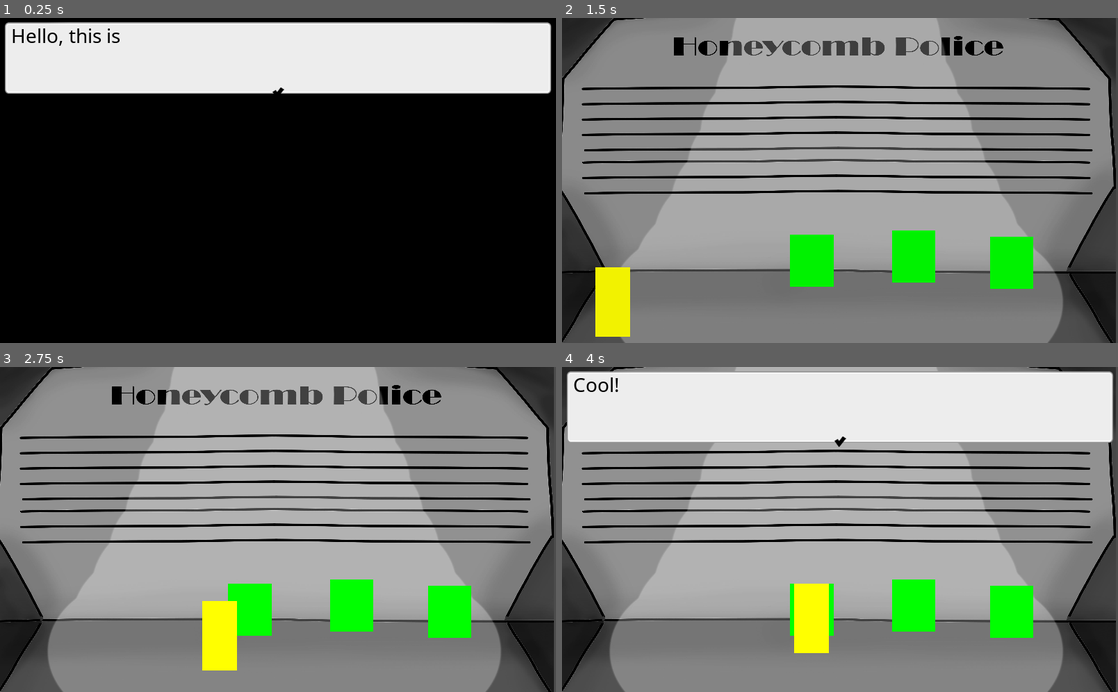
Above: before the commit, frames 1-4 (two rows, left to right).
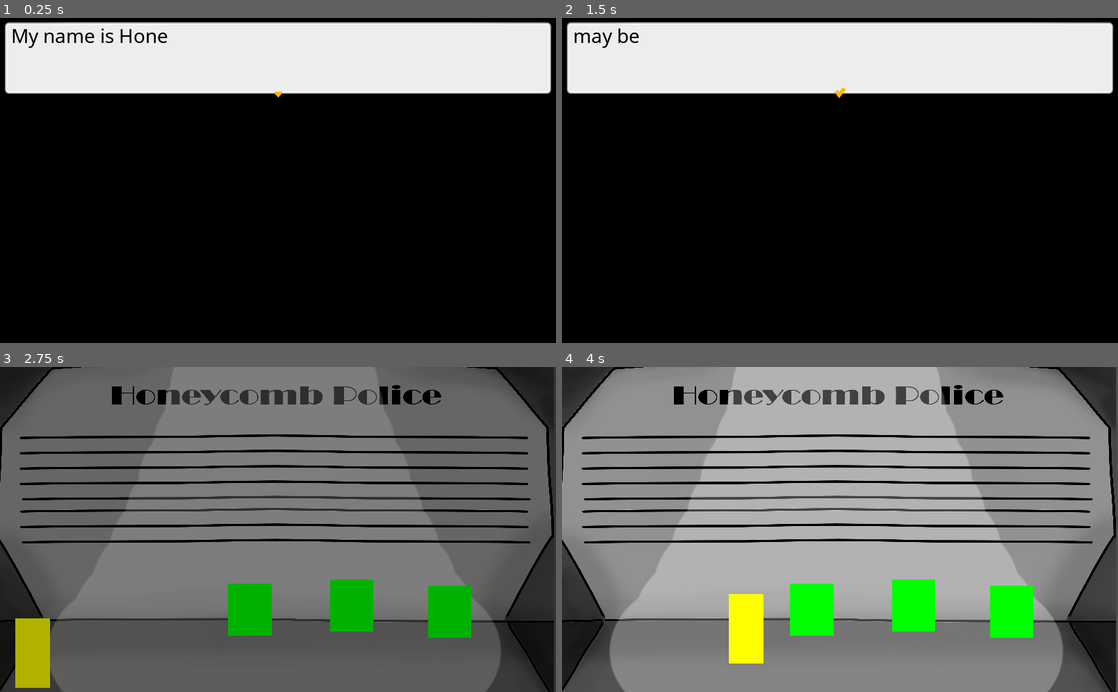
Above: after the commit, the same moments.

Repository: Jellonator/ya-like-jas
Game: Godot game, scene res://World/Level.tscn
The game is run twice, just before and just after one commit, with the same random seed, the same clock (stepped at 60 frames per second) and the same inputs. Sound files missing from this copy of the repository are replaced by a short silence.
Inputs (mouse positions are in pixels of both pictures, inside the frame that each line leads up to):
- Up to frame 1 (0.25 s): no input
- Up to frame 2 (1.5 s): move the mouse to (812, 261) at 0.52 s; press the mouse at (812, 261) at 0.53 s; move the mouse to (912, 255) at 1.27 s; release the mouse at (912, 255) at 1.28 s; click (912, 255) at 1.35 s
- Up to frame 3 (2.75 s): move the mouse to (450, 610) at 2.02 s; press the mouse at (450, 610) at 2.03 s
- Up to frame 4 (4 s): move the mouse to (812, 594) at 2.77 s; release the mouse at (812, 594) at 2.78 s; click (812, 594) at 2.85 s; move the mouse to (1006, 578) at 3.52 s; press the mouse at (1006, 578) at 3.53 s

The runs differ from the first frame. In frame 1, 0.6% of the frame differs, in the area x 2-52%, y 3-25%; in frame 2, 94%, in the area x 0-100%, y 0-100%; in frame 3, 85%; in frame 4, 24%.

Commit message:
Added dialogue and ending

Diff:
--- a/Global/DialogueViewer.gd
+++ b/Global/DialogueViewer.gd
@@ -31,6 +31,9 @@
 func _ready():
 	node_disp.hide()
 #	show_dialogue(SAMPLETEXT)
+
+func is_busy() -> bool:
+	return node_disp.visible
 
 func split_text(text: String) -> PoolStringArray:
 	var ret := PoolStringArray()
@@ -155,15 +158,18 @@
 	else:
 		sfx_bleep.stop()
 	if Input.is_action_just_pressed("on_click"):
-		current_scroll += LINES_ON_SCREEN
-		if current_scroll >= num_lines:
-			if not is_in_option:
-				finish_dialogue()
+		if node_label.visible_characters < maxchar:
+			node_label.visible_characters = maxchar
 		else:
-			sfx_bleep.play()
-			node_label.scroll_to_line(current_scroll)
-			if num_visible_at_line.size() > current_scroll:
-				node_label.visible_characters = num_visible_at_line[current_scroll]
+			current_scroll += LINES_ON_SCREEN
+			if current_scroll >= num_lines:
+				if not is_in_option:
+					finish_dialogue()
+			else:
+				sfx_bleep.play()
+				node_label.scroll_to_line(current_scroll)
+				if num_visible_at_line.size() > current_scroll:
+					node_label.visible_characters = num_visible_at_line[current_scroll]
 	if not is_in_option:
 		node_finish.visible = current_scroll+LINES_ON_SCREEN >= num_lines
 		node_continue.visible = not node_finish.visible
--- a/Global/DialogueViewer.tscn
+++ b/Global/DialogueViewer.tscn
@@ -3,8 +3,8 @@
 [ext_resource path="res://Global/DialogueViewer.gd" type="Script" id=1]
 [ext_resource path="res://Ext/FontDialogue.tres" type="DynamicFont" id=2]
 [ext_resource path="res://Ext/KenneyUI/PNG/grey_box.png" type="Texture" id=3]
-[ext_resource path="res://Ext/KenneyUI/PNG/grey_arrowDownGrey.png" type="Texture" id=4]
-[ext_resource path="res://Ext/KenneyUI/PNG/grey_checkmarkGrey.png" type="Texture" id=5]
+[ext_resource path="res://Ext/KenneyUI/PNG/grey_checkmarkWhite.png" type="Texture" id=4]
+[ext_resource path="res://Ext/KenneyUI/PNG/grey_arrowDownWhite.png" type="Texture" id=5]
 [ext_resource path="res://Sfx/EssentialRetroPack/sfx_movement_ladder1b.wav" type="AudioStream" id=6]
 
 [node name="DialogueViewer" type="CanvasLayer"]
@@ -73,7 +73,7 @@
 
 [node name="IconContinue" type="TextureRect" parent="Display"]
 visible = false
-modulate = Color( 0, 0, 0, 1 )
+modulate = Color( 1, 0.72549, 0, 1 )
 anchor_left = 0.5
 anchor_top = 0.5
 anchor_right = 0.5
@@ -82,14 +82,14 @@
 margin_top = -164.0
 margin_right = 8.0
 margin_bottom = -154.0
-texture = ExtResource( 4 )
+texture = ExtResource( 5 )
 __meta__ = {
 "_edit_use_anchors_": false
 }
 
 [node name="IconFinish" type="TextureRect" parent="Display"]
 visible = false
-modulate = Color( 0, 0, 0, 1 )
+modulate = Color( 1, 0.72549, 0, 1 )
 anchor_left = 0.5
 anchor_top = 0.5
 anchor_right = 0.5
@@ -98,7 +98,7 @@
 margin_top = -172.0
 margin_right = 10.5
 margin_bottom = -152.0
-texture = ExtResource( 5 )
+texture = ExtResource( 4 )
 __meta__ = {
 "_edit_use_anchors_": false
 }
--- /dev/null
+++ b/Gui/End.gd
@@ -0,0 +1,4 @@
+extends Control
+
+func _ready():
+	DialogueViewer.fade = 0.0
--- /dev/null
+++ b/Gui/End.tscn
@@ -0,0 +1,24 @@
+[gd_scene load_steps=3 format=2]
+
+[ext_resource path="res://Ext/FontDialogue.tres" type="DynamicFont" id=1]
+[ext_resource path="res://Gui/End.gd" type="Script" id=2]
+
+[node name="End" type="Control"]
+anchor_right = 1.0
+anchor_bottom = 1.0
+script = ExtResource( 2 )
+__meta__ = {
+"_edit_use_anchors_": false
+}
+
+[node name="Label" type="Label" parent="."]
+anchor_right = 1.0
+anchor_bottom = 1.0
+custom_fonts/font = ExtResource( 1 )
+text = "The End
+Thanks for playing!"
+align = 1
+valign = 1
+__meta__ = {
+"_edit_use_anchors_": false
+}
--- a/World/Level.gd
+++ b/World/Level.gd
@@ -1,5 +1,18 @@
 extends "res://World/LevelBase.gd"
 
+const REQUIRED_FLAGS = [
+	"NPC1_CHECK",
+	"NPC2_CHECK",
+	"NPC3_CHECK"
+]
+
+func does_have_required_flags() -> bool:
+	for flag in REQUIRED_FLAGS:
+		if GameData.get_flag(flag, "") == "":
+			return false
+	return true
+
+var has_played_end := false
 var target_fade := 1.0
 
 # Called when the node enters the scene tree for the first time.
@@ -15,3 +28,7 @@
 		DialogueViewer.fade = clamp(DialogueViewer.fade + delta, 0.0, 1.0)
 	elif target_fade < DialogueViewer.fade:
 		DialogueViewer.fade = clamp(DialogueViewer.fade - delta, 0.0, 1.0)
+	if not has_played_end and not DialogueViewer.is_busy() and does_have_required_flags():
+		$Ending.interact()
+		has_played_end = true
+		target_fade = 1.0
--- a/World/Level.tscn
+++ b/World/Level.tscn
@@ -20,10 +20,13 @@
 texture = ExtResource( 5 )
 
 [node name="Initialize" parent="." instance=ExtResource( 2 )]
-visible = false
 position = Vector2( -192, 132 )
 activate_on_load = true
 speech_file = "res://World/intro.json"
+
+[node name="Ending" parent="." instance=ExtResource( 2 )]
+position = Vector2( -192, 248 )
+speech_file = "res://World/ending.json"
 
 [node name="NavigationPolygonInstance" type="NavigationPolygonInstance" parent="."]
 navpoly = SubResource( 1 )
@@ -35,14 +38,15 @@
 
 [node name="TestNPC" parent="YSort" instance=ExtResource( 2 )]
 position = Vector2( 460, 472 )
+speech_file = "res://World/npc1.json"
 
 [node name="TestNPC2" parent="YSort" instance=ExtResource( 2 )]
 position = Vector2( 648, 464 )
-speech_file = "res://World/Test/npctest2.json"
+speech_file = "res://World/npc2.json"
 
 [node name="TestNPC3" parent="YSort" instance=ExtResource( 2 )]
 position = Vector2( 828, 476 )
-speech_file = "res://World/Test/npctest3.json"
+speech_file = "res://World/npc3.json"
 
 [node name="Soundtrack" type="Node2D" parent="."]
 
@@ -50,3 +54,4 @@
 stream = ExtResource( 4 )
 volume_db = -12.0
 [connection signal="dialogue_finished" from="Initialize" to="." method="_on_Initialize_dialogue_finished"]
+[connection signal="dialogue_finished" from="Ending" to="." method="_on_Initialize_dialogue_finished"]
--- /dev/null
+++ b/World/ending.json
@@ -0,0 +1,7 @@
+[
+    "I know now that the Beekeeper is sick, and that humans take their sick away in an ambulance to go to a hospital. I also have a confirmed sighting of one of these ambulances. From this, I can deduce that the Beekeeper is now in one of these hospitals. The problem now is figuring out which one, and where. My investigation into this conundrum continues.",
+    {
+        "type": "goto",
+        "target": "res://Gui/End.tscn"
+    }
+]
--- a/World/intro.json
+++ b/World/intro.json
@@ -1,3 +1,3 @@
 [
-    "Hello, this is the intro text. I am Beetective Honey."
+    "My name is Honey, and I am a Beetective. The Beekeeper has gone missing, and it is up to me to figure out where. My investigation has led me to three key witnesses, who may be able to aid in my investigation."
 ]
--- a/World/npc1.json
+++ b/World/npc1.json
@@ -1,3 +1,35 @@
 {
-
+    "type": "checkflag",
+    "flag": "NPC1_TALK",
+    "default": "unset",
+    ">set": {
+        "type": "option",
+        "value": "How can I help you, Beetective?",
+        "options": [
+            "What else do you know?"
+        ],
+        "0": [
+            "I'm afraid all I know is that he is sick."
+        ]
+    },
+    ">unset": {
+        "type": "option",
+        "value": "How can I help you, Beetective?",
+        "options": [
+            "What do you know about the Beekeeper?"
+        ],
+        "0": [
+            "Last time I seen him, he was awfully [color=#FF9900]pale and sickly.[/color]",
+            {
+                "type": "setflag",
+                "flag": "NPC1_TALK",
+                "value": "set"
+            },
+            {
+                "type": "setflag",
+                "flag": "NPC1_CHECK",
+                "value": "set"
+            }
+        ]
+    }
 }
--- a/World/npc2.json
+++ b/World/npc2.json
@@ -1,3 +1,54 @@
 {
-
+    "type": "checkflag",
+    "flag": "NPC2_TALK",
+    "default": "unset",
+    ">set": {
+        "type": "checkflag",
+        "flag": "NPC3_TALK",
+        "default": "unset",
+        ">set": {
+            "type": "option",
+            "value": "Hello there, Beetective!",
+            "options": [
+                "Big, metal box with flashing lights?",
+                "What else do you know?"
+            ],
+            "0": [
+                "You mean an ambulance? Of course I know about them! The humans use them to deliver their sick to a place called the [color=#FF9900]hospital[/color].",
+                {
+                    "type": "setflag",
+                    "flag": "NPC2_CHECK",
+                    "value": "set"
+                }
+            ],
+            "1": [
+                "I don't know much else, but I do know quite about humans. If you have any questions about them, feel free to ask me!"
+            ]
+        },
+        ">unset": {
+            "type": "option",
+            "value": "Hello there, Beetective!",
+            "options": [
+                "What else do you know?"
+            ],
+            "0": [
+                "I don't know much else, but I do know quite about humans. If you have any questions about them, feel free to ask me!"
+            ]
+        }
+    },
+    ">unset": {
+        "type": "option",
+        "value": "Hello there, Beetective!",
+        "options": [
+            "What do you know about the Beekeeper?"
+        ],
+        "0": [
+            "I don't know much about the Beekeeper, but I do know that the humans have been behaving oddly. I was buzzing around the city and there were very few humans around, and the ones I did see were usually wearing masks.",
+            {
+                "type": "setflag",
+                "flag": "NPC2_TALK",
+                "value": "set"
+            }
+        ]
+    }
 }
--- a/World/npc3.json
+++ b/World/npc3.json
@@ -1,3 +1,35 @@
 {
-
+    "type": "checkflag",
+    "flag": "NPC3_TALK",
+    "default": "unset",
+    ">set": {
+        "type": "option",
+        "value": "Hey hun, what's going on?",
+        "options": [
+            "What else do you know?"
+        ],
+        "0": [
+            "Sorry hun, I ain't seen nothin' else since."
+        ]
+    },
+    ">unset": {
+        "type": "option",
+        "value": "Hey hun, what's going on?",
+        "options": [
+            "What do you know about the Beekeeper?"
+        ],
+        "0": [
+            "I was out by the flower fields a couple days ago, and some strange men with weird masks came in a [color=#FF9900]big, metal box with flashing lights[/color]. They seemed like bad news, so I bolted out of there.",
+            {
+                "type": "setflag",
+                "flag": "NPC3_TALK",
+                "value": "set"
+            },
+            {
+                "type": "setflag",
+                "flag": "NPC3_CHECK",
+                "value": "set"
+            }
+        ]
+    }
 }
